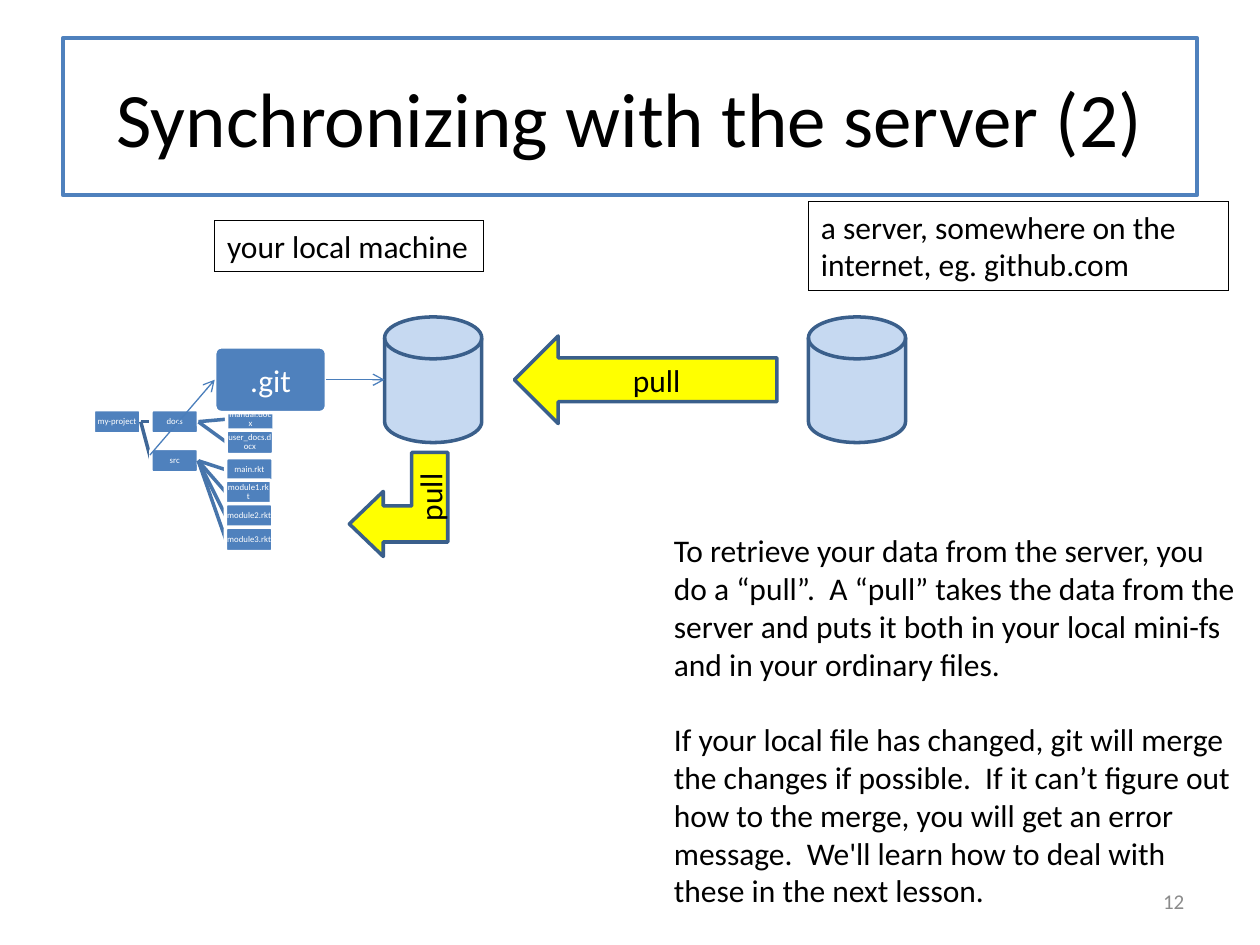
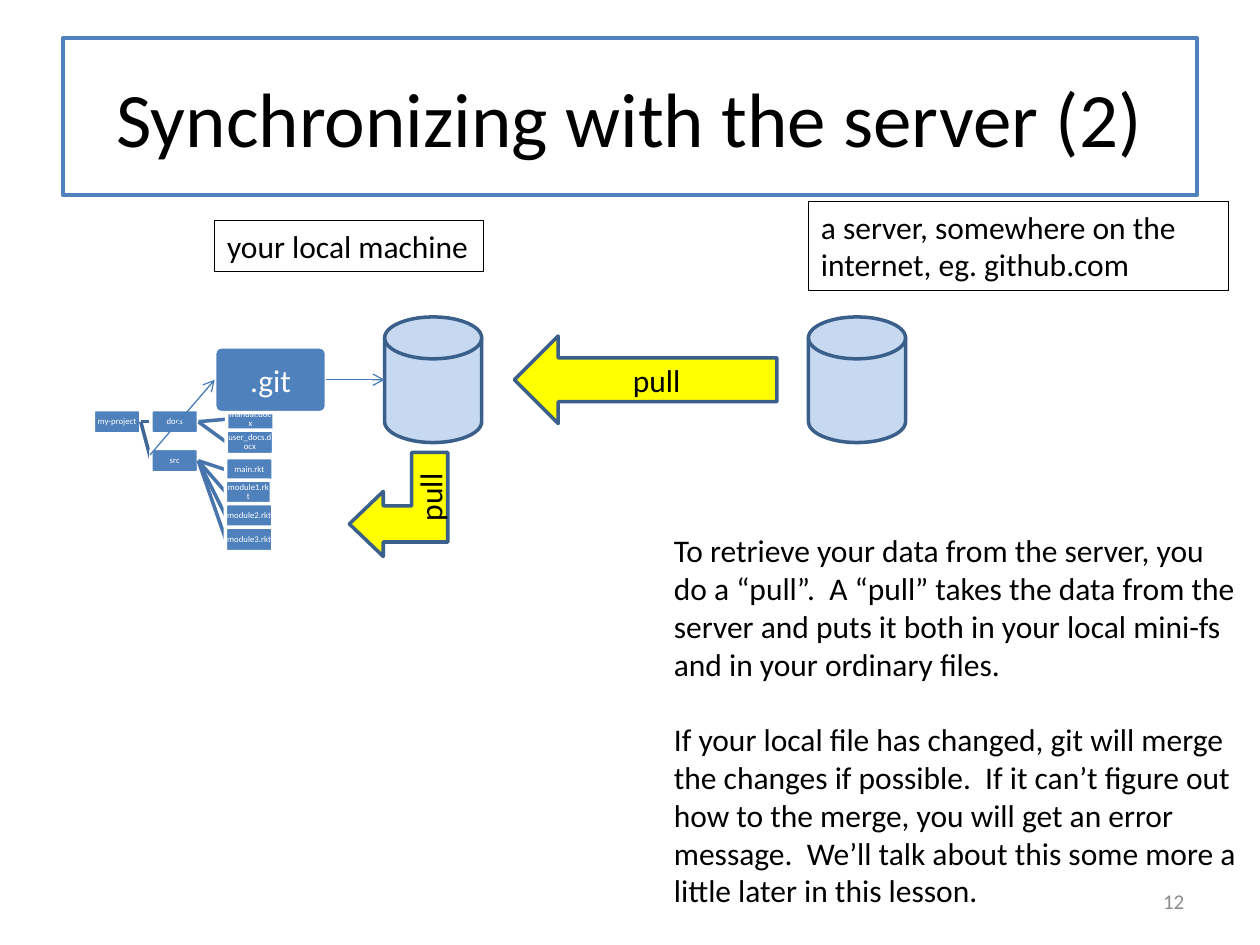
Before and after one commit to mwand/cs5010f17, a slide deck: slide 12 of Slides/Lesson 0.5 Introduction to Git.pptx. Drawn at 1260x945 pixels with LibreOffice and Linux fonts; fonts in the diff are those of the drawing. Boxes give left, top, right and bottom in pixels: in the first picture for what was removed or moved away, otherwise in the second. Text is boxed around its words. In the diff, an @@ line names an element or a change of style, - is before the commit and + after.

```diff
--- a/Slides/Lesson 0.5 Introduction to Git.pptx
+++ b/Slides/Lesson 0.5 Introduction to Git.pptx
@@ text at [674, 729, 1235, 903]: text changed @@
-If your local file has changed, git will merge the changes if possible. If it can’t figure out how to the merge, you will get an error message. We'll learn how to deal with these in the next lesson.
+If your local file has changed, git will merge the changes if possible. If it can’t figure out how to the merge, you will get an error message. We’ll talk about this some more a little later in this lesson.
```
Also in this commit, not shown: 1 other slide changed, 1 other file.
